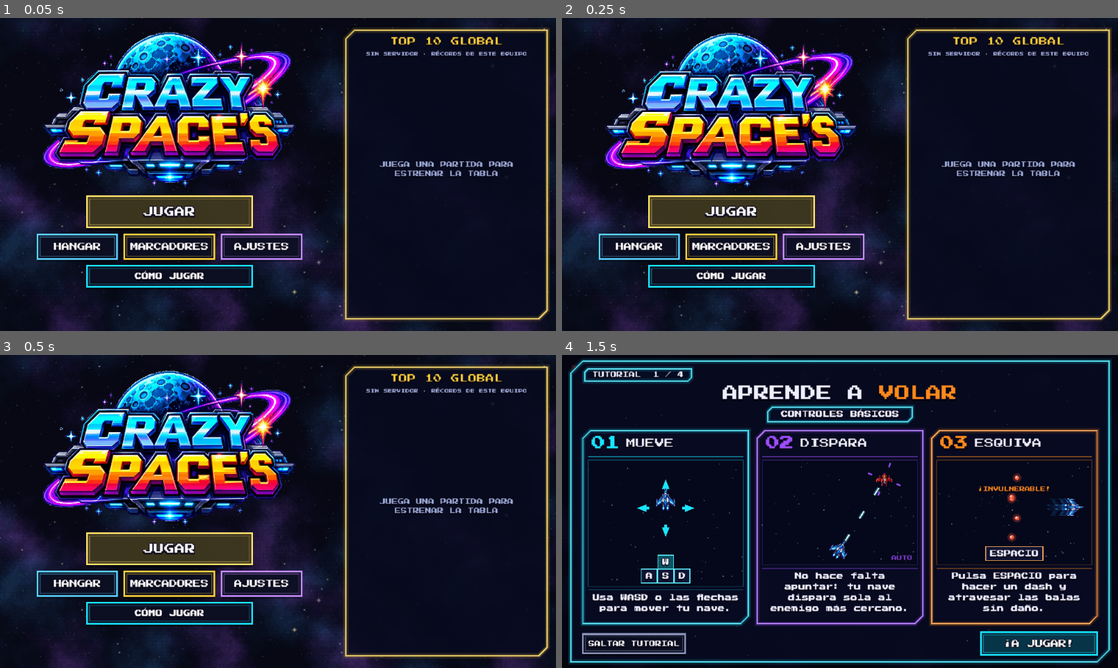
Above: before the commit, frames 1-4 (two rows, left to right).
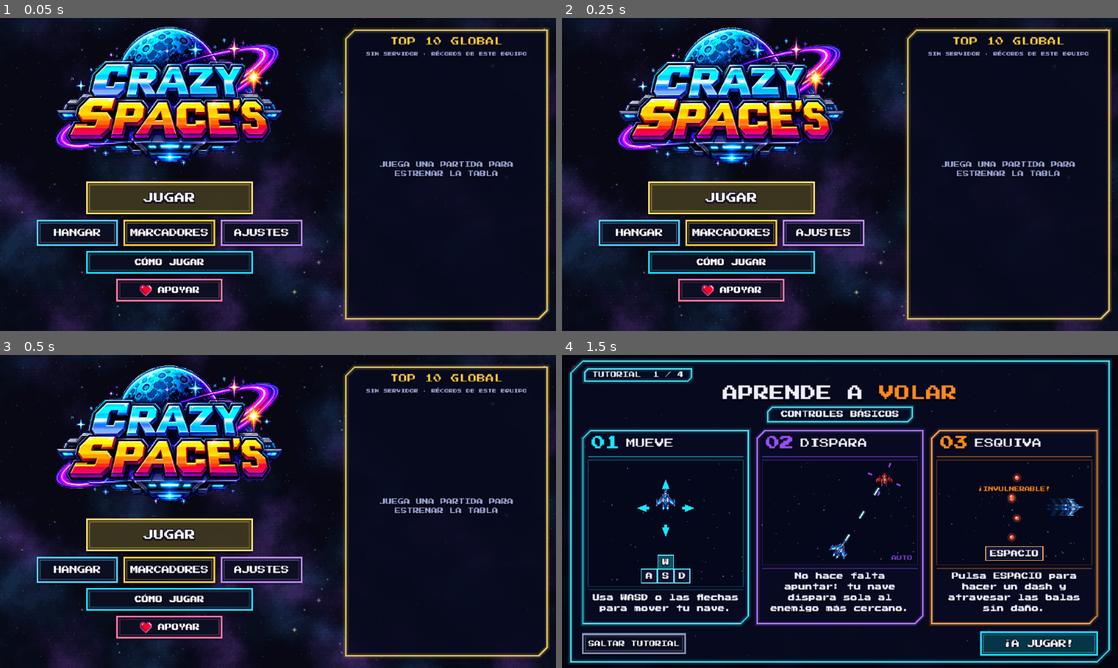
Above: after the commit, the same moments.

Repository: diquipe98-eng/crazy-spaces
Game: Godot game, scene res://scenes/menu.tscn
Two runs of this game, one before a commit and one after it. Both use one fixed random seed, a clock stepped at 60 frames per second and the inputs below.
Inputs (mouse positions are in pixels of both pictures, inside the frame that each line leads up to):
- Up to frame 1 (0.05 s): no input
- Up to frame 2 (0.25 s): no input
- Up to frame 3 (0.5 s): no input
- Up to frame 4 (1.5 s): tap Enter (ui_accept) at 0.5 s; drag from (728, 549) to (895, 442) at 0.52 s; drag from (1040, 642) to (812, 574) at 1.27 s

The runs differ from the first frame. In frame 1, 23% of the frame differs, in the area x 6-55%, y 2-92%; in frame 2, 23%; in frame 3, 23%; in frame 4, nothing differs.

Commit message:
Donaciones por PayPal: botón APOYAR en el menú, Sponsor del repo y README
Co-Authored-By: Claude Opus 5.5 <noreply@anthropic.com>

Diff:
--- a/scripts/autoload/datos.gd
+++ b/scripts/autoload/datos.gd
@@ -245,7 +245,7 @@
 # Donaciones: enlace de Ko-fi, PayPal.me, Buy Me a Coffee, etc.
 # Mientras esté vacío, el botón APOYAR no aparece.
 # ---------------------------------------------------------------------------
-const URL_DONACIONES := ""
+const URL_DONACIONES := "https://paypal.me/QUILLERBY"
 
 # ---------------------------------------------------------------------------
 # Tabla de posiciones global (Supabase). Ver supabase/LEEME.md.
--- a/scripts/ui/menu.gd
+++ b/scripts/ui/menu.gd
@@ -178,10 +178,10 @@
 		"inicio":
 			var logo := Datos.tex("res://art/menu/logo.png")
 			var izq := (t.x - ANCHO_TOP - 18.0) * 0.5   # centro de la columna izquierda
-			var w = min(300.0, t.x - ANCHO_TOP - 40.0)
+			var w = min(270.0, t.x - ANCHO_TOP - 40.0)
 			var h = w * logo.get_height() / logo.get_width()
 			var flota := sin(_t * 1.6) * 3.0
-			draw_texture_rect(logo, Rect2(Vector2(izq - w * 0.5, 14 + flota), Vector2(w, h)), false)
+			draw_texture_rect(logo, Rect2(Vector2(izq - w * 0.5, 8 + flota), Vector2(w, h)), false)
 		"hangar":
 			var n: Dictionary = Datos.NAVES[_indice]
 			var libre := Progreso.nave_desbloqueada(n.id)
